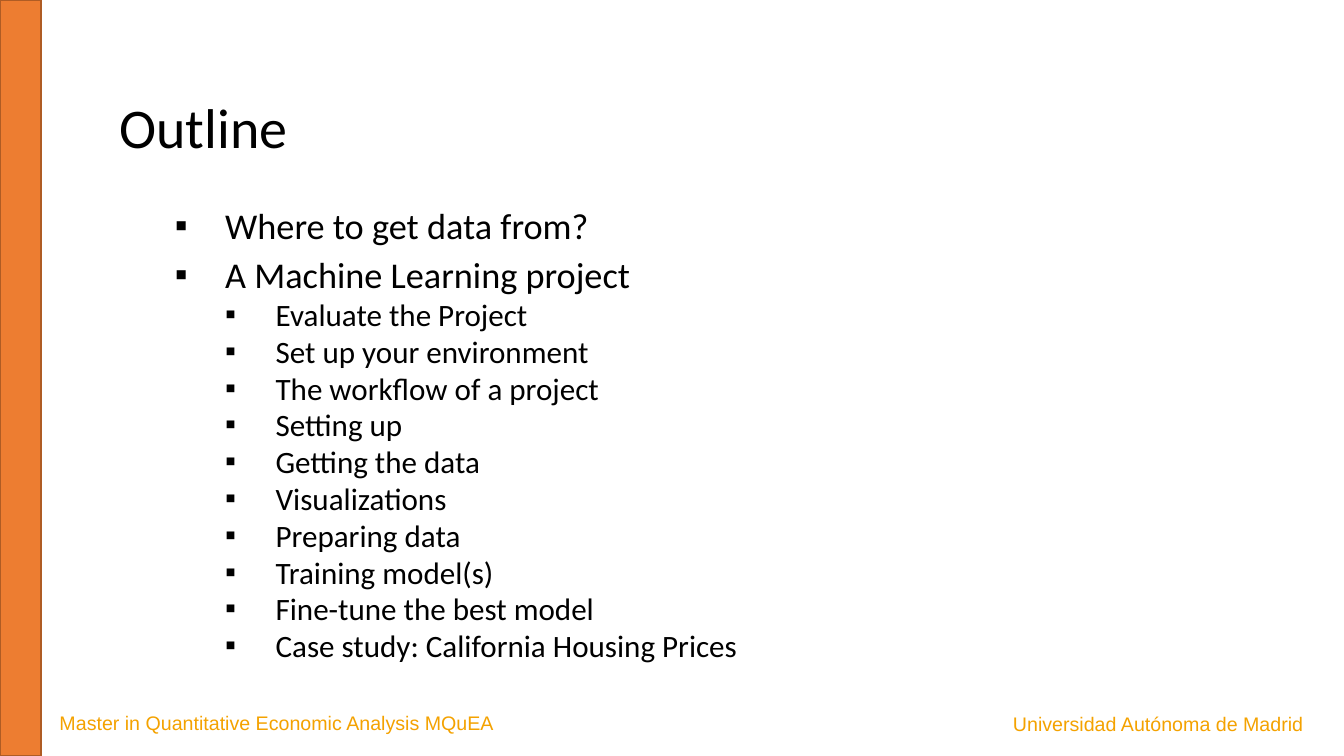
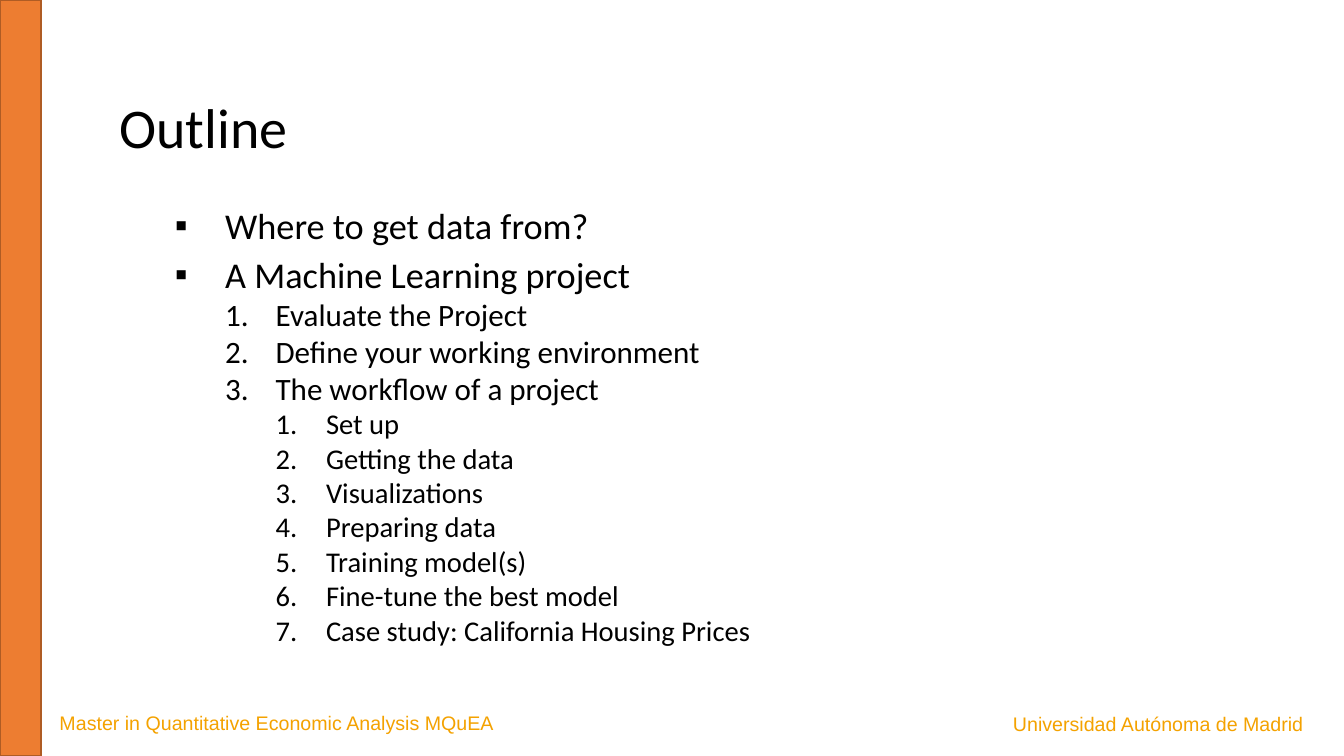
Before and after one commit to JavierBas/IMLEF-MQuEA, a slide deck: slide 2 of Course content/Slides/Topic 2 A ML project.pptx. Drawn at 1344x756 pixels with LibreOffice and Linux fonts; fonts in the diff are those of the drawing. Boxes give left, top, right and bottom in pixels: in the first picture for what was removed or moved away, otherwise in the second. Text is boxed around its words. In the diff, an @@ line names an element or a change of style, - is before the commit and + after.

```diff
--- a/Course content/Slides/Topic 2 A ML project.pptx
+++ b/Course content/Slides/Topic 2 A ML project.pptx
@@ text at box(276, 304, 750, 646): size 22.2 to 20.4 pt in "Getting the data", "Visualizations", "Preparing data", "Training model(s)" and 2 more places; bullet ▪ to 1.; list level 2 to 3 in "Getting the data"; list level 2 to 3 in "Visualizations"; list level 2 to 3 in "Preparing data"; list level 2 to 3 in "Training model(s)"; list level 2 to 3 in "Fine-tune the best model"; list level 2 to 3 in "Case study: California Housing Prices" @@
@@ text at box(276, 341, 700, 369): text changed @@
-  ▪ Set up your environment
+  2. Define your working environment
@@ text at box(326, 415, 399, 439): text changed; size 22.2 to 20.4 pt @@
-  ▪ Setting up
+    1. Set up
```
Also in this commit, not shown: 4 other slides changed, 2 other files.
